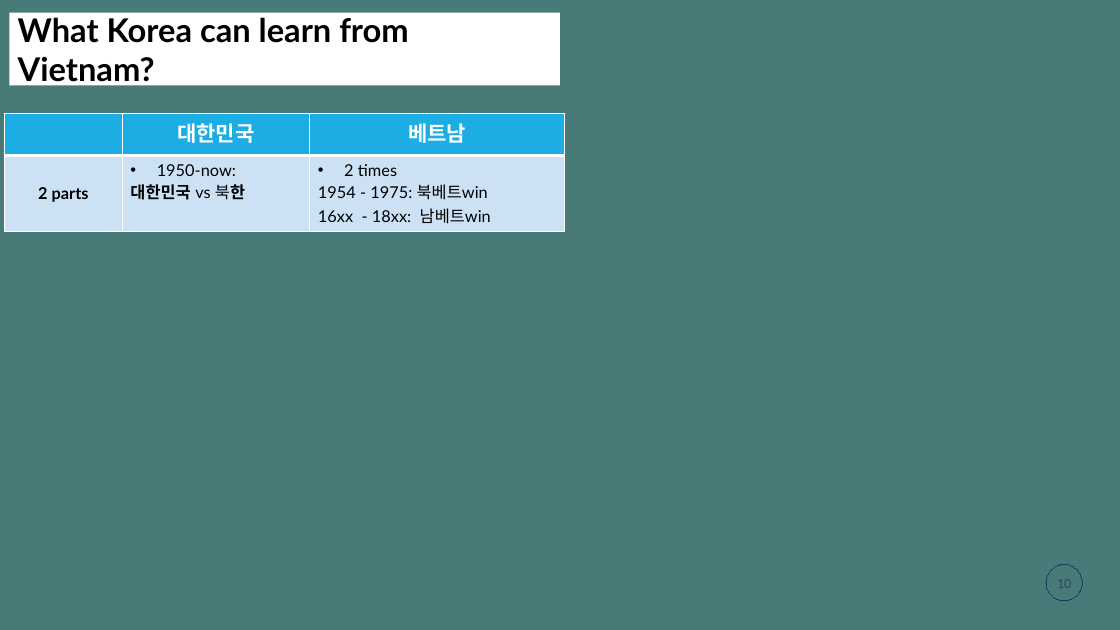
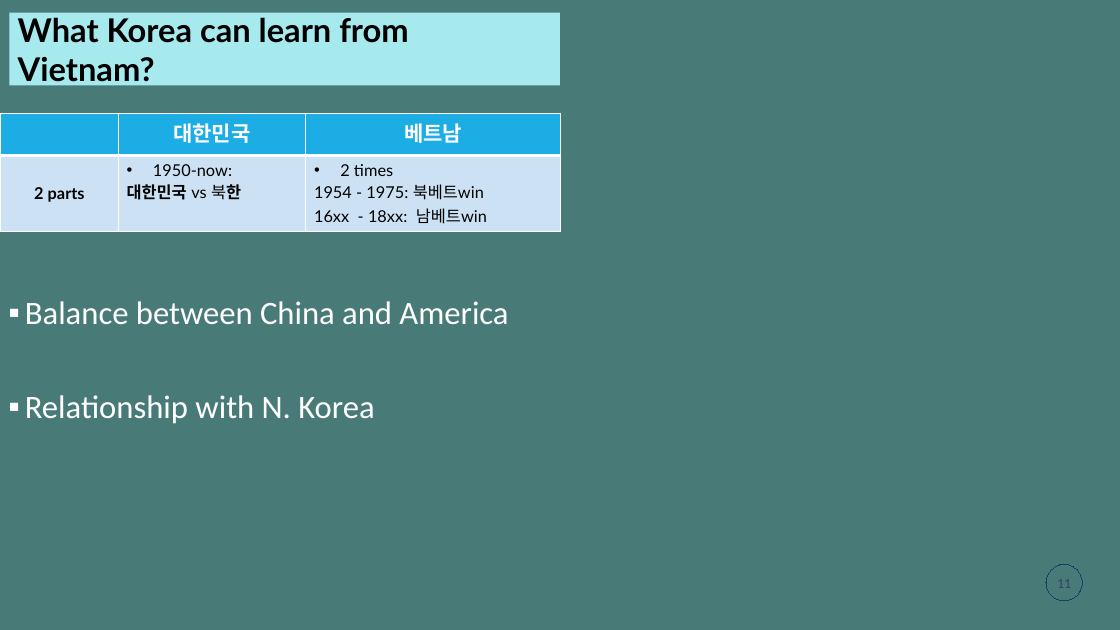
Before and after one commit to gemmanguen/Tetholidays, a slide deck: slide 11 of mducng_VN-KR.pptx (slide 10 before the commit). Drawn at 1120x630 pixels with LibreOffice and Linux fonts; fonts in the diff are those of the drawing. Boxes give left, top, right and bottom in pixels: in the first picture for what was removed or moved away, otherwise in the second. Text is boxed around its words. In the diff, an @@ line names an element or a change of style, - is before the commit and + after.

```diff
--- a/mducng_VN-KR.pptx
+++ b/mducng_VN-KR.pptx
@@ title "What Korea can learn from ..." at (x1=9, y1=13, x2=560, y2=86): fill #FFFFFF to #A6EAEE @@
@@ table moved from (x1=5, y1=113, x2=565, y2=228) to (x1=1, y1=113, x2=561, y2=228) @@
@@ text added at (x1=25, y1=301, x2=508, y2=424), 28 pt, text #FFFFFF @@
+▪ Balance between China and America
+▪ Relationship with N. Korea
@@ page number at (x1=1057, y1=579, x2=1071, y2=588): text changed @@
-10
+11
```
Also in this commit, not shown: 9 other slides changed, 1 slide added.
